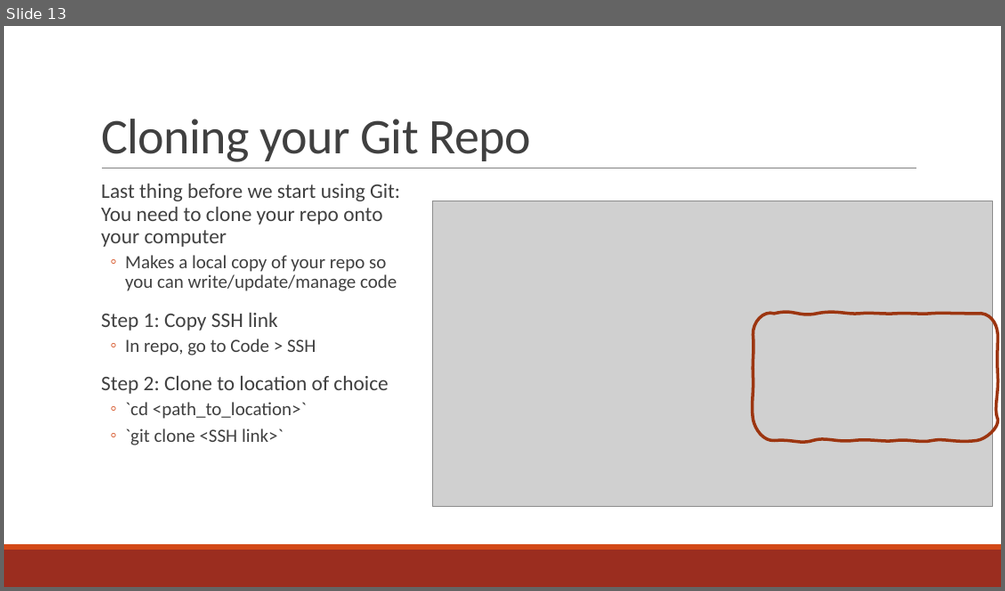
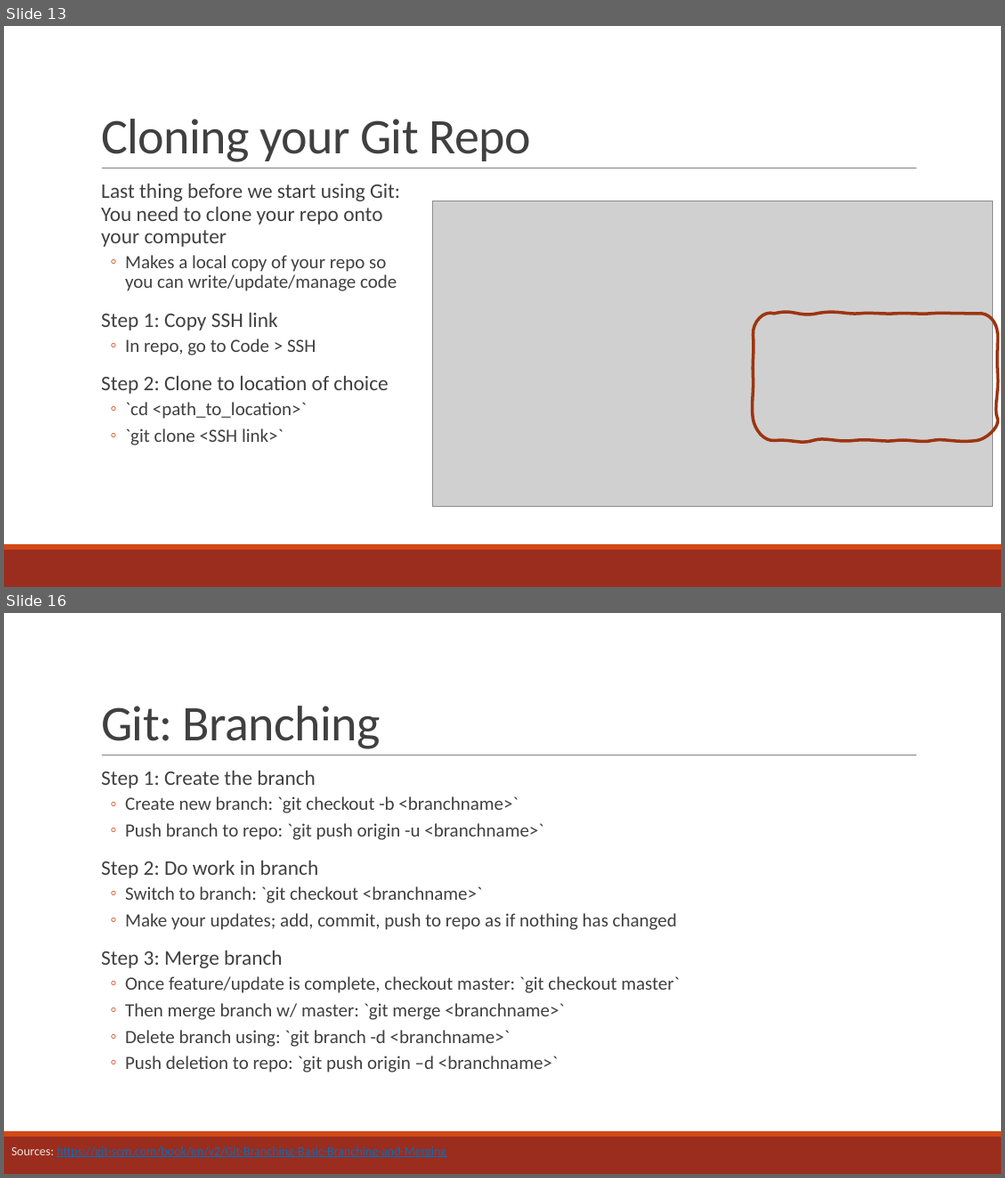
Before and after one commit to curtispmartin/Education, a slide deck: Working/2_VersionControl/2_VersionControl.pptx. Shown one above the other, each under a label of ours: slide 13 before the commit, slides 13 and 16 after it; the slides between them are not shown. The pictures are 1005x591 and 1005x1178 pixels, drawn with LibreOffice and Linux fonts; fonts in the diff are those of the drawing; grey boxes stand for pictures. Boxes give left, top, right and bottom in pixels: in the first picture for what was removed or moved away, otherwise in the second. Text is boxed around its words. In the diff, an @@ line names an element or a change of style, - is before the commit and + after.

```diff
--- a/Working/2_VersionControl/2_VersionControl.pptx
+++ b/Working/2_VersionControl/2_VersionControl.pptx
@@ slide 16 added at <box>4,613,1001,1174</box>, background #FFFFFF; not listed: 3 template elements that a slide beside it also shows @@
@@ title added at <box>101,706,380,749</box>, 48 pt, text #404040 @@
+Git: Branching
@@ text added at <box>101,771,679,1072</box>, 18 pt, text #404040 @@
+  Step 1: Create the branch
+  ◦ Create new branch: `git checkout -b <branchname>`
+  ◦ Push branch to repo: `git push origin -u <branchname>`
+  Step 2: Do work in branch
+  ◦ Switch to branch: `git checkout <branchname>`
+  ◦ Make your updates; add, commit, push to repo as if nothing has changed
+  Step 3: Merge branch
+  ◦ Once feature/update is complete, checkout master: `git checkout master`
+  ◦ Then merge branch w/ master: `git merge <branchname>`
+  ◦ Delete branch using: `git branch -d <branchname>`
+  ◦ Push deletion to repo: `git push origin –d <branchname>`
@@ text added at <box>11,1146,446,1158</box>, 12 pt, text #0070C0, underline @@
+Sources: https://git-scm.com/book/en/v2/Git-Branching-Basic-Branching-and-Merging
```
Also in this commit, not shown: 3 slides changed, 3 other slides added, 2 slides removed, 3 other files.
